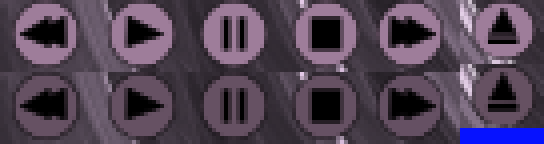
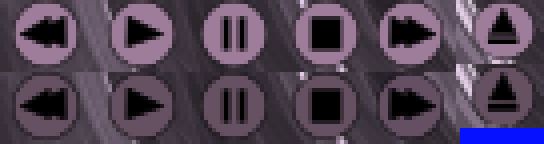
Revision of a layered w=544, h=144 image; what changed, layer by layer:
added layer "Empty Layer#3" above "Empty Layer#1" over [456, 0, 460, 128]
